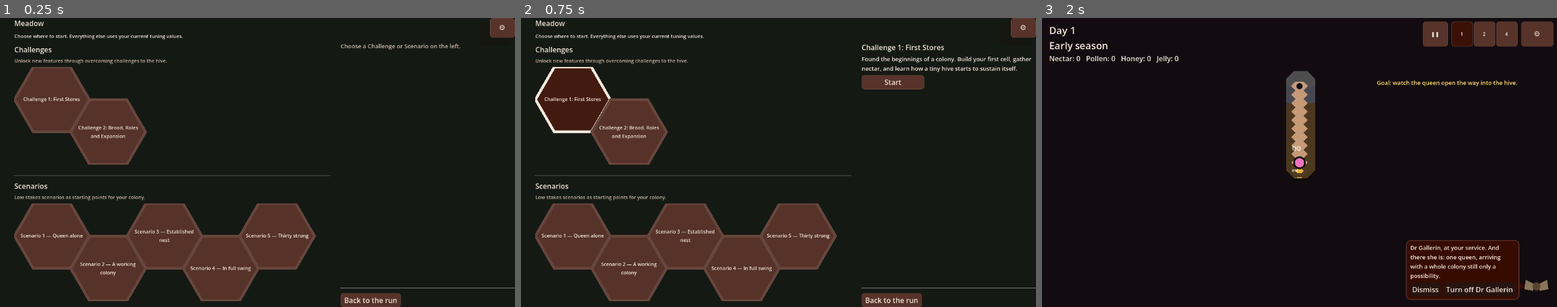
Above: before the commit, frames 1-3 (left to right).
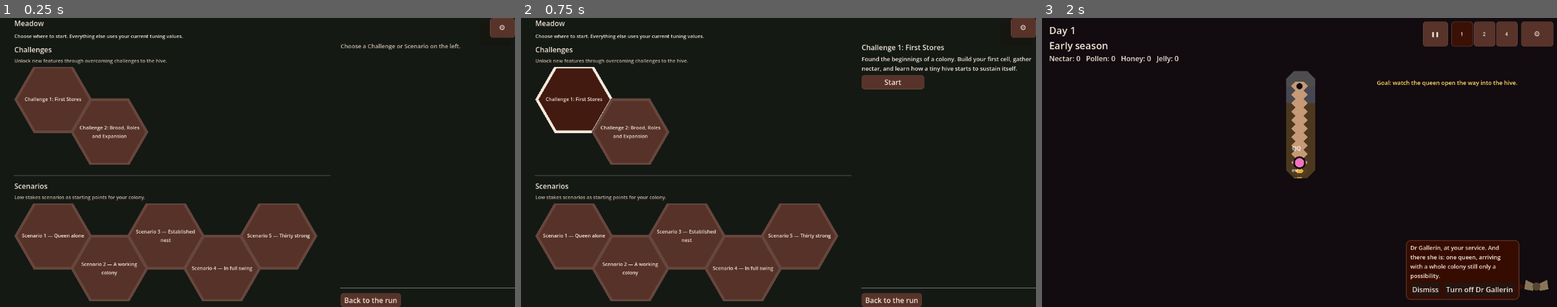
Above: after the commit, the same moments.

Repository: wonderburg7/meadow
Game: Godot game, scene res://scenes/Main.tscn
Two runs of this game, one before a commit and one after it. Both use one fixed random seed, a clock stepped at 60 frames per second and the inputs below.
Inputs (mouse positions are in pixels of both pictures, inside the frame that each line leads up to):
- Up to frame 1 (0.25 s): no input
- Up to frame 2 (0.75 s): click (572, 98) at 0.52 s
- Up to frame 3 (2 s): click "Start" at 1.25 s

The runs differ from the first frame. In frame 1, 1.3% of the frame differs, in the area x 2-62%, y 16-98%; in frame 2, 1.5%; in frame 3, nothing differs.

Commit message:
Fix clipped pre-run hexagon border
Lane: Codex

Diff:
--- a/scripts/main_menu.gd
+++ b/scripts/main_menu.gd
@@ -351,16 +351,25 @@
 
 	var bbox := Vector2(HEX_SIZE * 2.0, HEX_SIZE * sqrt(3.0))
 	var row_offset: float = _hex_row_offset()
+	# The border polygon each tile paints is HEX_BORDER_OVERLAP wider than
+	# the tile's own bbox, so tile 0's left point fell outside the strip and
+	# the wrapping ScrollContainer clipped it (Dave, 8 Sep 2026). Shifting
+	# every tile by the same constant keeps relative centres, and each
+	# tile's HexHitArea, exactly where they were.
+	var paint_inset: float = HEX_BORDER_OVERLAP
 	var strip := Control.new()
 	strip.custom_minimum_size = Vector2(
-		float(stages_in_group.size() - 1) * HEX_STEP_X + bbox.x,
+		float(stages_in_group.size() - 1) * HEX_STEP_X + bbox.x + paint_inset * 2.0,
 		bbox.y + row_offset
 	)
 	strip.size = strip.custom_minimum_size
 
 	for i in range(stages_in_group.size()):
 		var tile := _make_hex_tile(stages_in_group[i])
-		tile.position = Vector2(float(i) * HEX_STEP_X, row_offset if i % 2 == 1 else 0.0)
+		tile.position = Vector2(
+			paint_inset + float(i) * HEX_STEP_X,
+			row_offset if i % 2 == 1 else 0.0
+		)
 		strip.add_child(tile)
 
 	return strip
Not shown, changed: checks/ready.md
